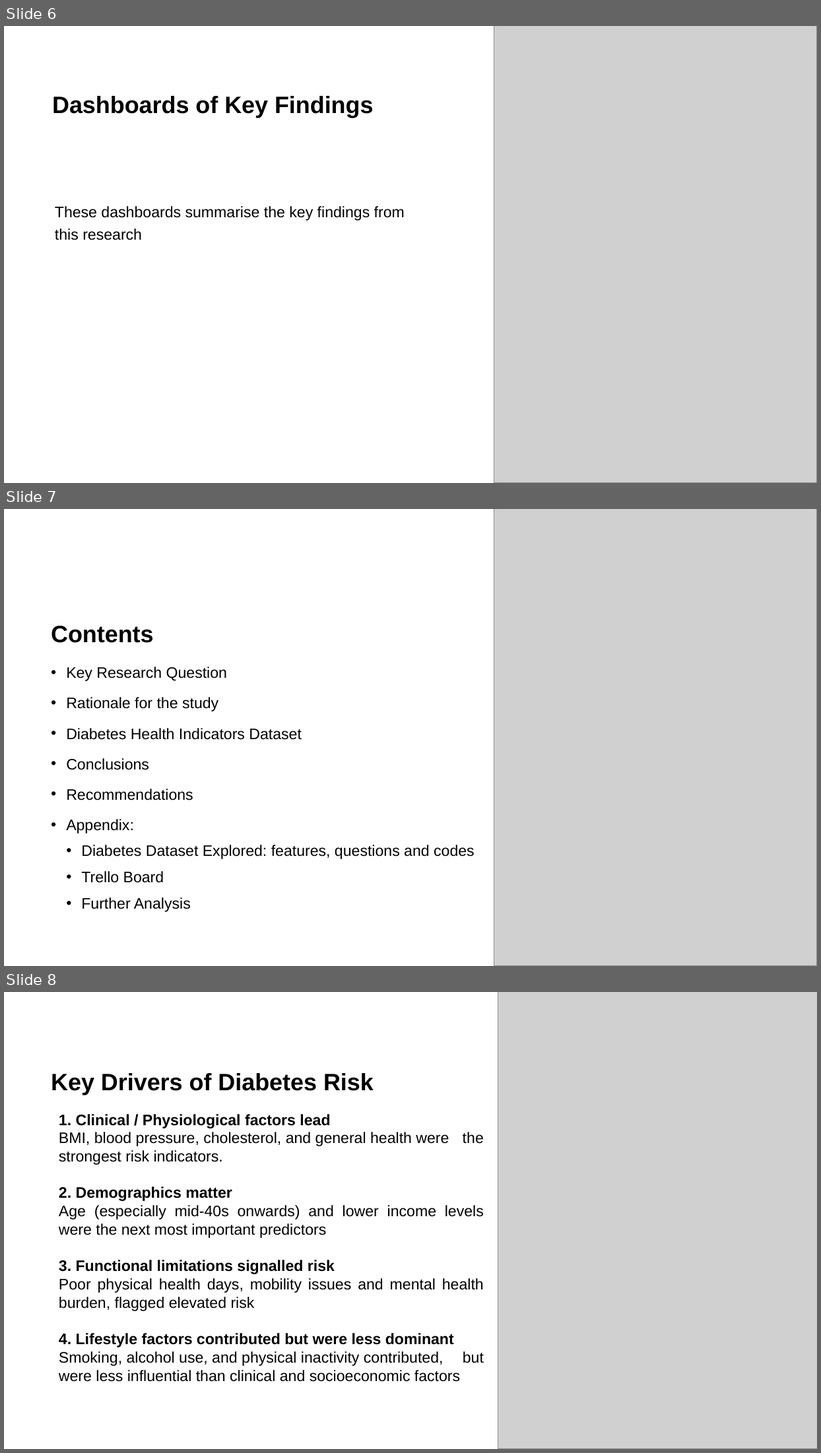
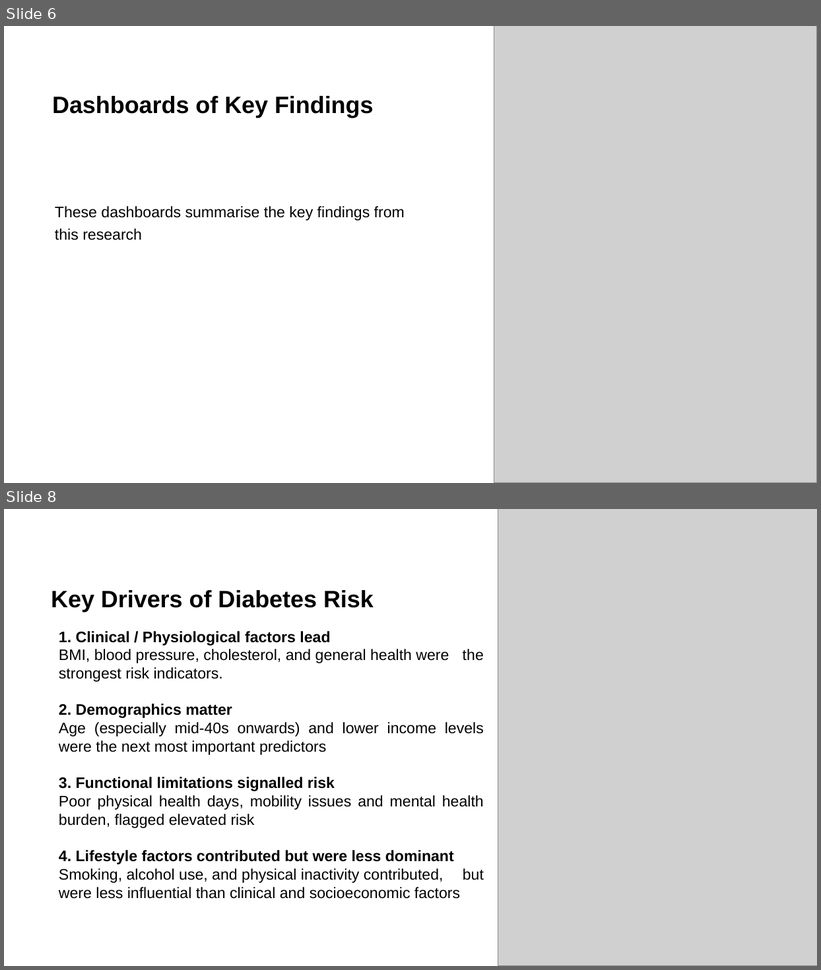
Before and after one commit to teresamcgarry/diabetes, a slide deck: presentation/diabetes_presentation.pptx. Shown one above the other, each under a label of ours: slides 6, 7 and 8 before the commit, slides 6 and 8 after it; the slides between them are not shown. The pictures are 821x1453 and 821x970 pixels, drawn with LibreOffice and Linux fonts; fonts in the diff are those of the drawing; grey boxes stand for pictures; background and template pictures are left out. Boxes give left, top, right and bottom in pixels: in the first picture for what was removed or moved away, otherwise in the second. Text is boxed around its words. In the diff, an @@ line names an element or a change of style, - is before the commit and + after.

Commit message:
Diabetes Presentation

```diff
--- a/presentation/diabetes_presentation.pptx
+++ b/presentation/diabetes_presentation.pptx
@@ slide 7 removed at box(4, 509, 817, 966), background picture (left out) @@
@@ picture removed at box(494, 509, 817, 966) @@
@@ title removed at box(51, 626, 153, 643) @@
-Contents
@@ text removed at box(66, 667, 475, 912) @@
-• Key Research Question
-• Rationale for the study
-• Diabetes Health Indicators Dataset
-• Conclusions
-• Recommendations
-• Appendix:
-  • Diabetes Dataset Explored: features, questions and codes
-  • Trello Board
-  • Further Analysis
```
Also in this commit, not shown: 1 slide changed, 2 slides added.
